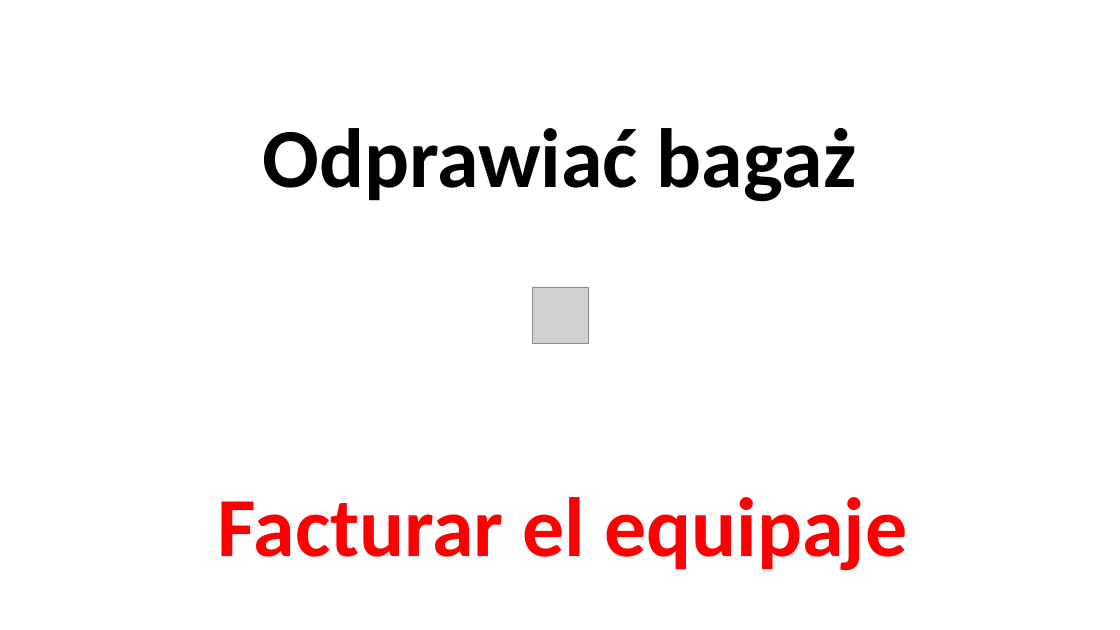
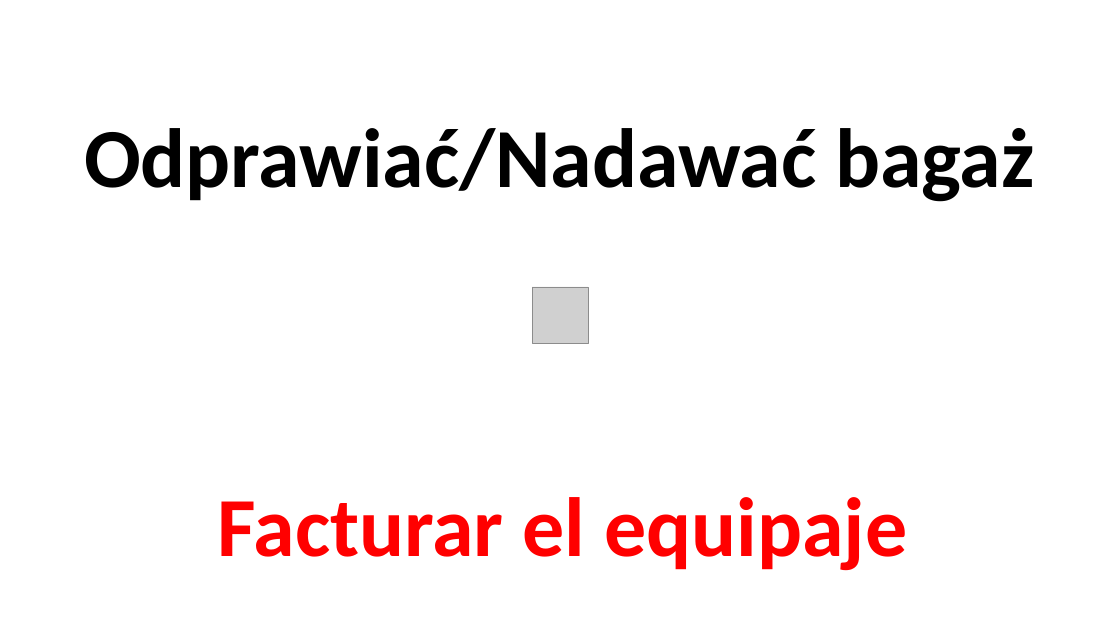
Before and after one commit to wojciechkrakowiak7-arch/Fajna-strona, a slide deck: slide 6 of pliki hiszpański/El transporte aéreo.pptx. Drawn at 1120x630 pixels with LibreOffice and Linux fonts; fonts in the diff are those of the drawing; grey boxes stand for pictures. Boxes give left, top, right and bottom in pixels: in the first picture for what was removed or moved away, otherwise in the second. Text is boxed around its words. In the diff, an @@ line names an element or a change of style, - is before the commit and + after.

Commit message:
Update17.1

```diff
--- a/pliki hiszpański/El transporte aéreo.pptx
+++ b/pliki hiszpański/El transporte aéreo.pptx
@@ title at (84,128,1035,202): text changed @@
-Odprawiać bagaż
+Odprawiać/Nadawać bagaż
```
Also in this commit, not shown: 1 slide added.
